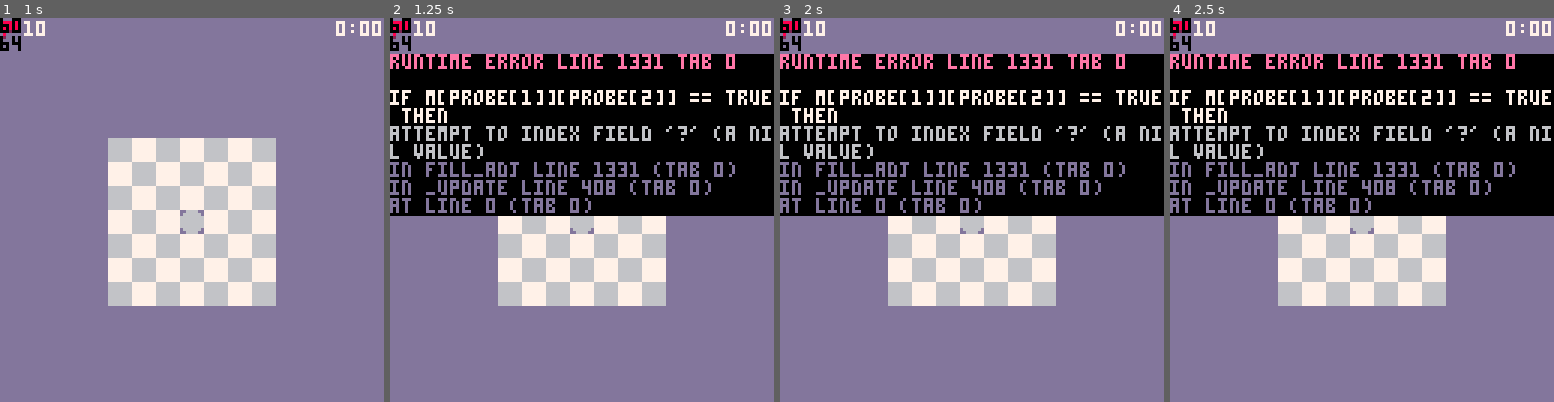
Above: before the commit, frames 1-4 (left to right).
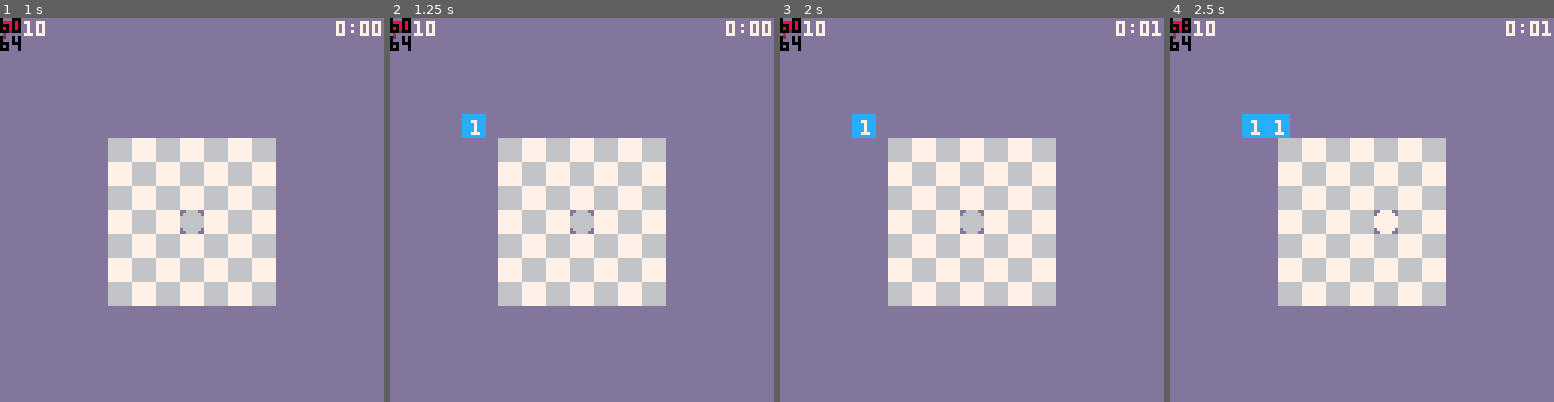
Above: after the commit, the same moments.

Repository: wsasaki01/mini-mines
Game: PICO-8 cartridge mini-mines.p8
Same seed, same stepped clock (60 frames per second), same inputs: the game is played once before the commit and once after it.
Inputs (mouse positions are in pixels of both pictures, inside the frame that each line leads up to):
- Up to frame 1 (1 s): tap X (X key) at 0.33, 0.7 s; click (157, 121) at 0.67 s
- Up to frame 2 (1.25 s): tap O (Z key) at 1.07 s; click (608, 267) at 1.22 s
- Up to frame 3 (2 s): tap X (X key) at 1.43 s; click (1060, 114) at 1.77 s; tap O (Z key) at 1.8 s
- Up to frame 4 (2.5 s): click (1216, 259) at 2.32 s; hold Right from 2.33 s (still down); tap O (Z key) at 2.43 s

Frame 1 is identical in both runs. In frame 2, 40% of the frame differs, in the area x 0-100%, y 9-52%; in frame 3, 40%; in frame 4, 41%, in the area x 0-100%, y 0-57%.
Error before the commit: runtime error line 1331 tab 0; if m[probe[1]][probe[2]] == true then; attempt to index field '?' (a nil value)

Commit message:
Optimise flag drawing

Diff:
--- a/gen.lua
+++ b/gen.lua
@@ -37,7 +37,7 @@
     return {flr(rnd(width))+1, flr(rnd(height))+1}
 end
 
-function fill_adj(m)
+function fill_adj(m, width, height)
     for mcol=1, #m do
         for mrow=1, #m[mcol] do
             if m[mcol][mrow] != true then
@@ -52,10 +52,10 @@
                             --printh("probe: {"..probe[1]..", "..probe[2].."}", "log")
 
                             if
-                            probe[1] > 0 and
-                            probe[1] < 17 and
-                            probe[2] > 0 and
-                            probe[2] < 16 then
+                            probe[1] >= 1 and
+                            probe[1] <= width and
+                            probe[2] >= 1 and
+                            probe[2] <= height then
                                 --printh("passed!", "log")
                                 if m[probe[1]][probe[2]] == true then
                                     --printh("added!", "log")
--- a/main.lua
+++ b/main.lua
@@ -405,7 +405,7 @@
                     end
 
                     -- fill in the rest of the spaces with numbers for adjacent mines
-                    grid = fill_adj(grid)
+                    grid = fill_adj(grid, width, height)
 
                     first = false
                     record = flr(t())
@@ -886,14 +886,7 @@
     for c1=1, #flags do
         for c2=1, #flags[c1] do
             if flags[c1][c2] then
-                if size == "easy" then
-                    spr(3, (width*8/2)+c1*8, (height*8/2)+c2*8+4)
-                elseif size == "med" then
-                    --spr(3, c1*8-8, c2*8)
-                    spr(3, 56-(width*8/2)+c1*8, 56-(height*8/2)+c2*8+4)
-                elseif size == "hard" then
-                    spr(3, c1*8-8, c2*8)
-                end
+                spr(3, xlim[1]+c1*8-8, ylim[1]+c2*8-8)
             end
         end
     end
